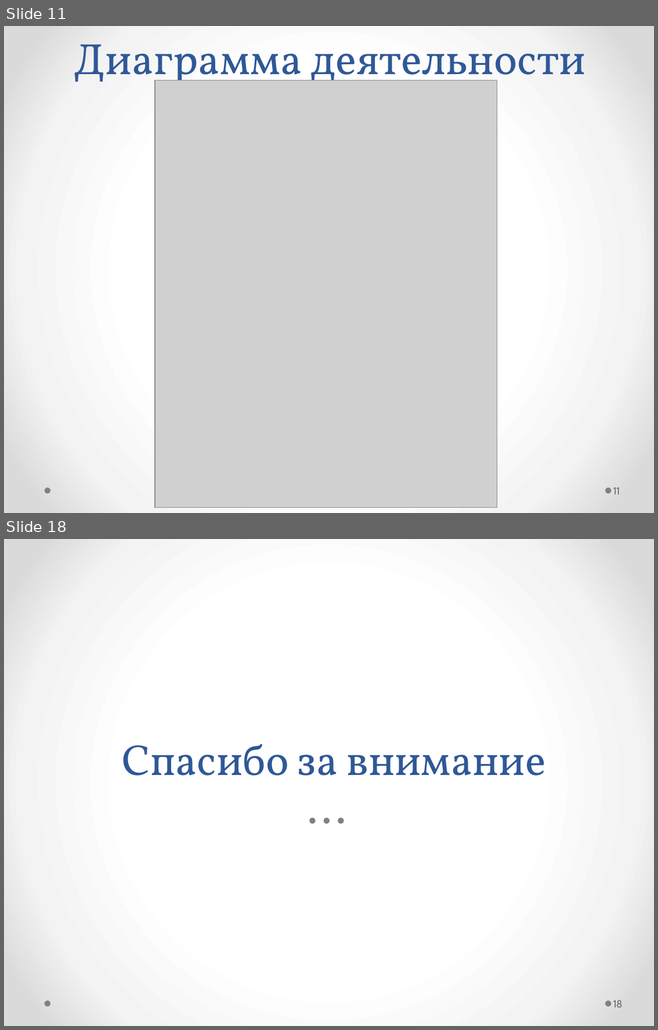
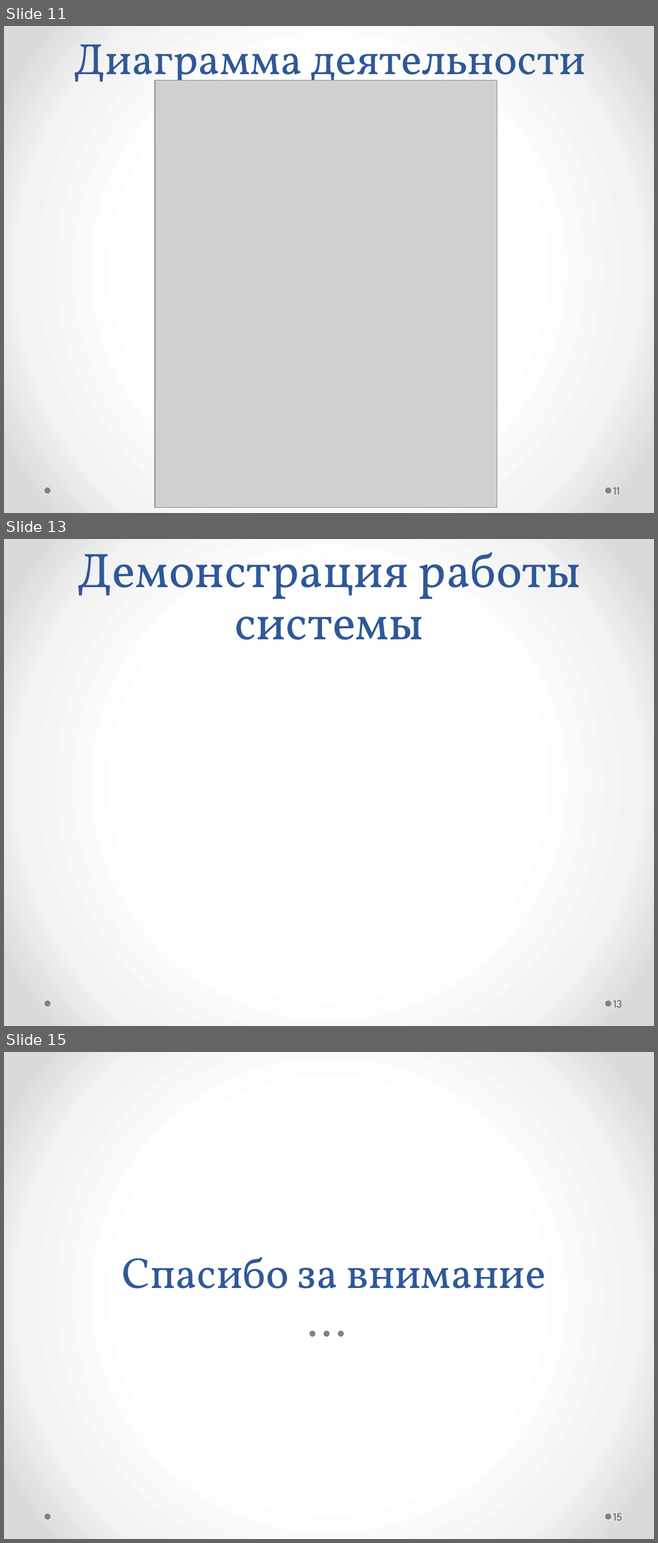
Before and after one commit to Morgan163/diplom, a slide deck: Документы/Автоматизированная система моделирования волоконно-оптических датчиков со структурным резервированием.pptx. Shown one above the other, each under a label of ours: slides 11 and 18 before the commit, slides 11, 13 and 15 after it; the slides between them are not shown. The pictures are 658x1030 and 658x1543 pixels, drawn with LibreOffice and Linux fonts; fonts in the diff are those of the drawing; grey boxes stand for pictures. Boxes give left, top, right and bottom in pixels: in the first picture for what was removed or moved away, otherwise in the second. Text is boxed around its words. In the diff, an @@ line names an element or a change of style, - is before the commit and + after.

```diff
--- a/Документы/Автоматизированная система моделирования волоконно-оптических датчиков со структурным резервированием.pptx
+++ b/Документы/Автоматизированная система моделирования волоконно-оптических датчиков со структурным резервированием.pptx
@@ slide 13 added at (4, 539, 654, 1026), background gradient #FFFFFF to #F4F4F4 to #DADADA; not listed: 2 template elements that a slide beside it also shows @@
@@ title added at (77, 552, 581, 640), 54 pt, text #2F5897 @@
+Демонстрация работы системы
@@ page number added at (613, 1000, 622, 1008), 12 pt, text #595959 @@
+13
@@ what was slide 18 is now slide 15 @@
@@ page number at (613, 1513, 622, 1521): text changed @@
-18
+15
```
Also in this commit, not shown: 1 slide changed, 1 other slide added, 5 slides removed, 2 other files.
